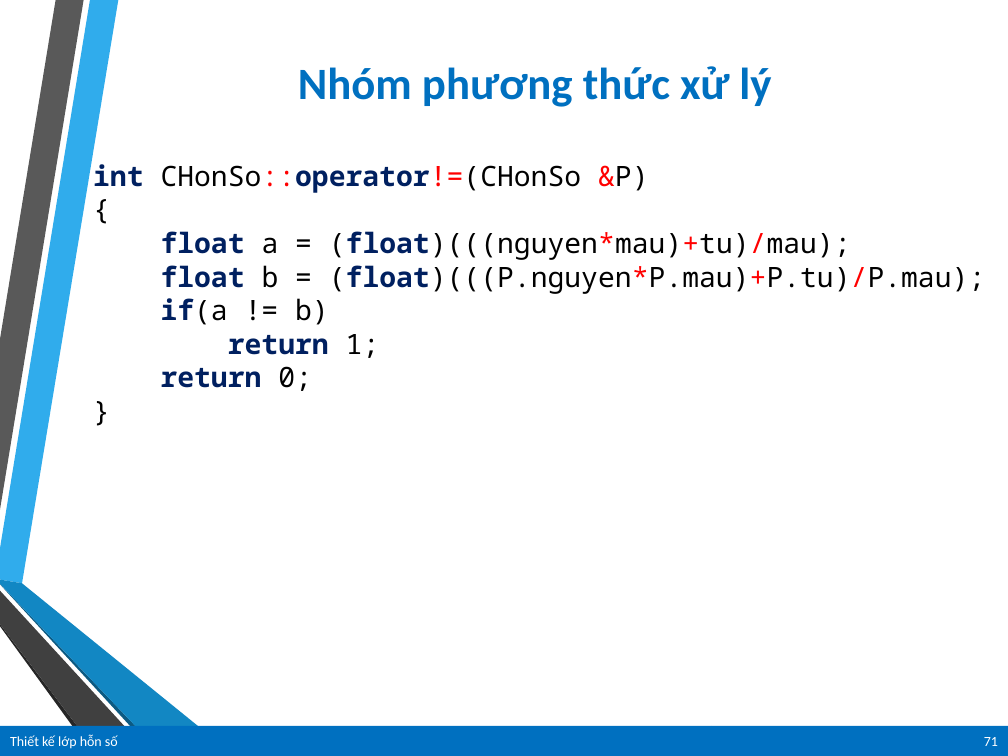
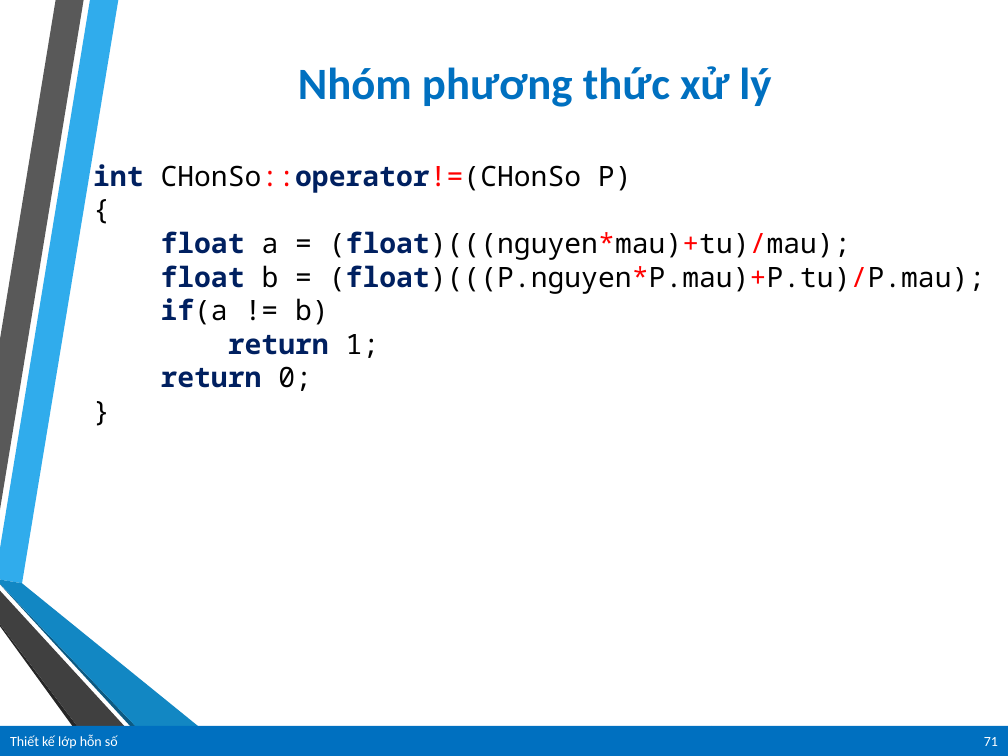
Before and after one commit to vanlinh1602/OOP_MrKhang, a slide deck: slide 71 of 20520613_20520561_20520318_20520459_20520447_Buoi05_04/Bài-học-09-Thiết-kế-lớp-CHonSo.pptx. Drawn at 1008x756 pixels with LibreOffice and Linux fonts; fonts in the diff are those of the drawing; background and template pictures are left out. Boxes give left, top, right and bottom in pixels: in the first picture for what was removed or moved away, otherwise in the second. Text is boxed around its words. In the diff, an @@ line names an element or a change of style, - is before the commit and + after.

```diff
--- a/20520613_20520561_20520318_20520459_20520447_Buoi05_04/Bài-học-09-Thiết-kế-lớp-CHonSo.pptx
+++ b/20520613_20520561_20520318_20520459_20520447_Buoi05_04/Bài-học-09-Thiết-kế-lớp-CHonSo.pptx
@@ text at <box>93,164,632,193</box>: text changed @@
-int CHonSo::operator!=(CHonSo &P)
+int CHonSo::operator!=(CHonSo P)
```
Also in this commit, not shown: 11 other slides changed, 2 other files.
